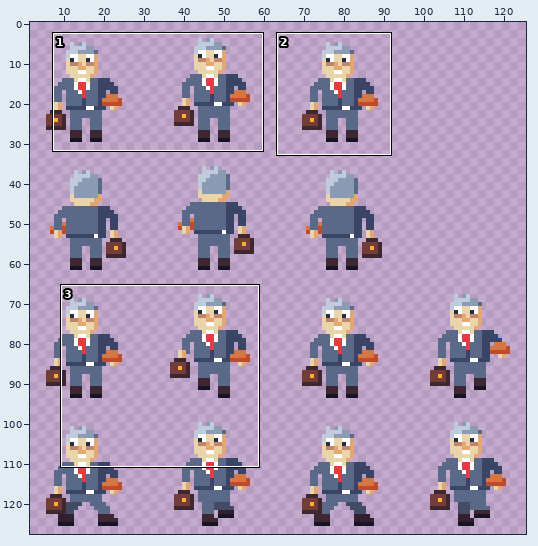
Edited in one commit: pixel-art file (assets/textures/characters/sovittelija_32.aseprite). The first picture is a wide view before the edit; the outline marks the close-up.
Close-up. Before the edit:
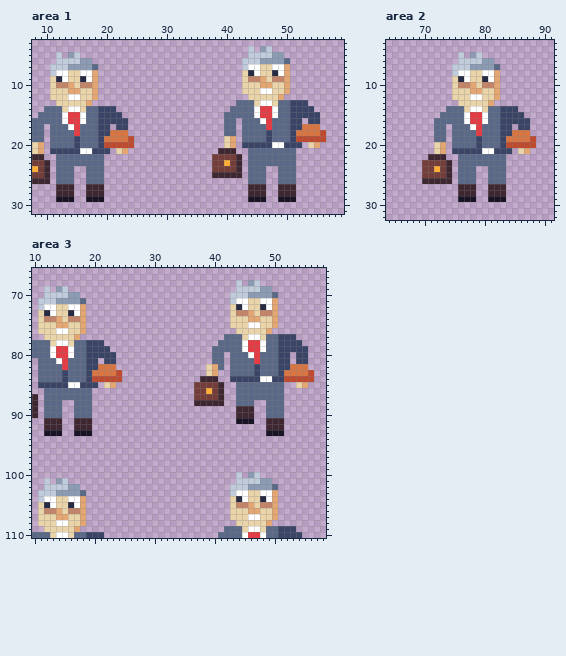
128x128 pixels, 1 frame. Shown: area 1: x 8..59, y 3..31; area 2: x 64..91, y 3..32; area 3: x 10..58, y 66..110. The wide view leaves out empty margins. The commit also changed other parts of the picture, which this record leaves out.
The result:
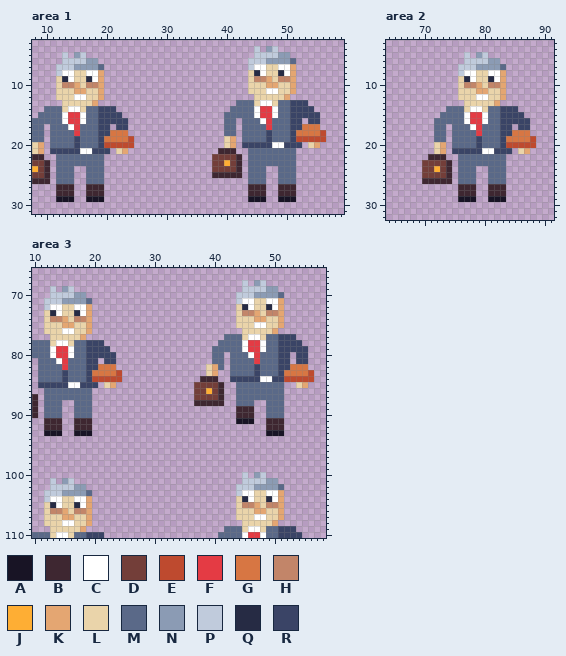
Palette (. is transparent): A #181425  B #3e2731  C #ffffff  D #733e39  E #be4a2f  F #e43b44  G #d77643  H #c28569  J #feae34  K #e4a672  L #ead4aa  M #5a6988  N #8b9bb4  P #c0cbdc  Q #262b44  R #3a4466
Change:
Changed rows in their new state; - is an unchanged pixel.
Area 1:
first column x 11:
 4 ---------------------------------.P.NP---
 5 -.P.NP---------------------------.---P-N-
 6 -.---P-N------------------------.--P---NM
 7 .--P---NM-----------------------.P-C-L-CK
 8 .P-C-L-CK-----------------------.LQC-LQCK
 9 .LQC-LQCK-----------------------.L-HKL-HK
10 .L-HKL-HK-----------------------.--L-K-LK
11 .--L-K-LK-----------------------.--L-C-LK
12 .--L-C-LK------------------------.----LK-
13 -.----LK---------------------------------
Area 2:
first column x 75:
 5 -.P.NP---
 6 -.---P-N-
 7 .--P---NM
 8 .P-C-L-CK
 9 .LQC-LQCK
10 .L-HKL-HK
11 .--L-K-LK
12 .--L-C-LK
13 -.----LK-
Area 3:
first column x 11:
 68 ---------------------------------.P.NP---
 69 -.P.NP---------------------------.---P-N-
 70 -.---P-N------------------------.--P---NM
 71 .--P---NM-----------------------.P-C-L-CK
 72 .P-C-L-CK-----------------------.LQC-LQCK
 73 .LQC-LQCK-----------------------.L-HKL-HK
 74 .L-HKL-HK-----------------------.--L-K-LK
 75 .--L-K-LK-----------------------.--L-C-LK
 76 .--L-C-LK------------------------.----LK-
 77 -.----LK---------------------------------
first column x 11:
100 ---------------------------------.P.NP---
101 -.P.NP---------------------------.---P-N-
102 -.---P-N------------------------.--P---NM
103 .--P---NM-----------------------.P-C-L-CK
104 .P-C-L-CK-----------------------.LQC-LQCK
105 .LQC-LQCK-----------------------.L-HKL-HK
106 .L-HKL-HK-----------------------.--L-K-LK
107 .--L-K-LK-----------------------.--L-C-LK
108 .--L-C-LK------------------------.----LK-
109 -.----LK---------------------------------
